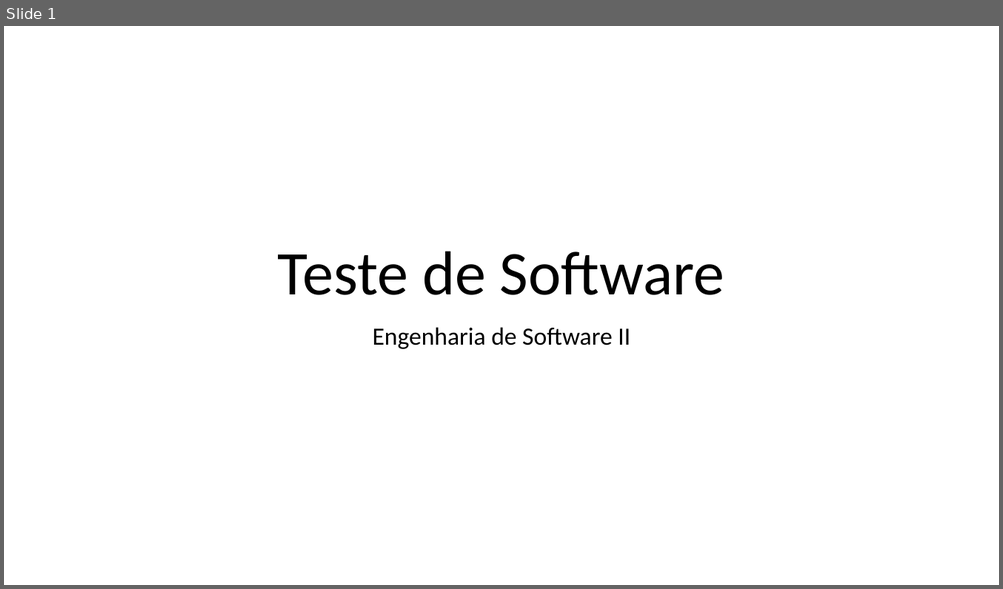
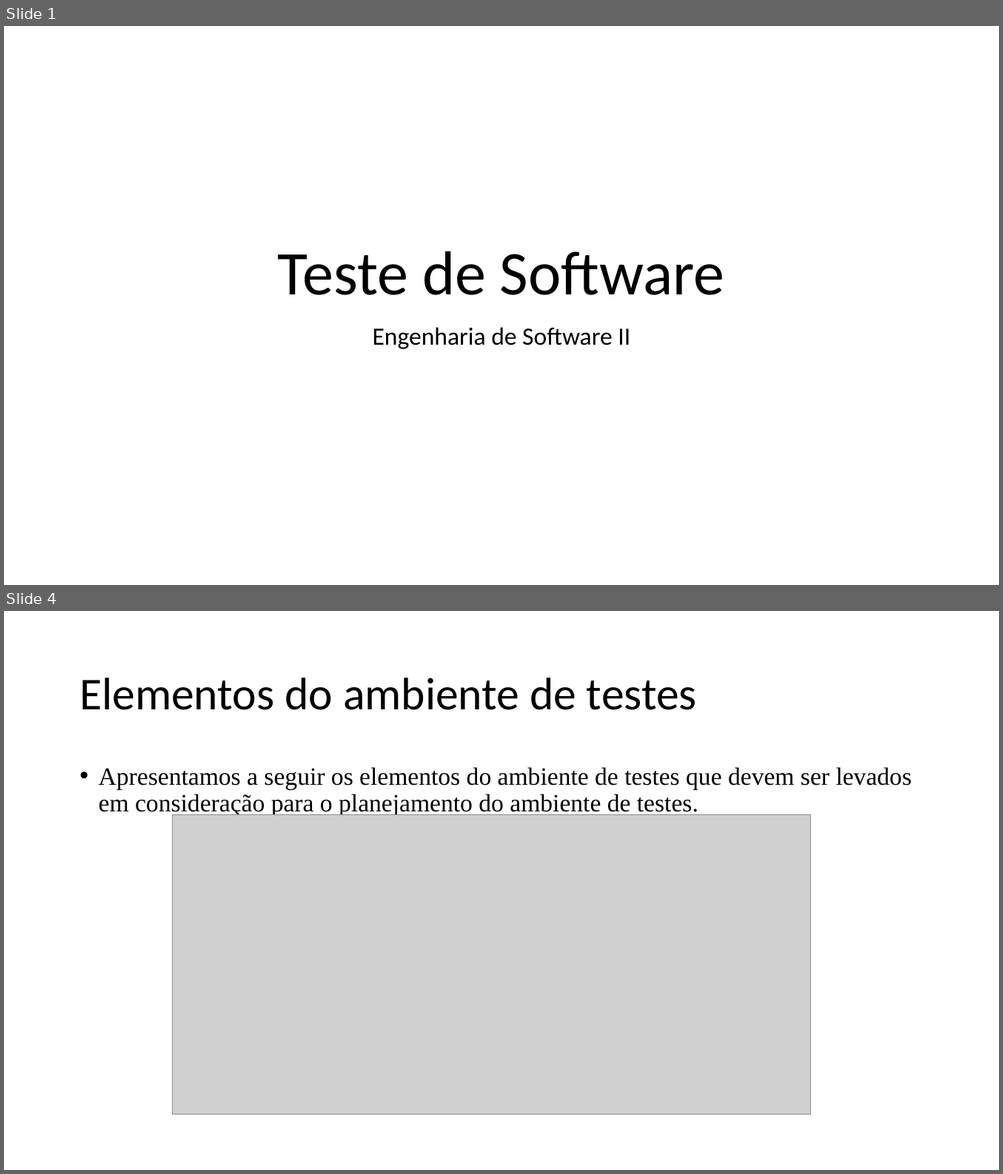
Before and after one commit to fmassaretto/SoftwareTesting, a slide deck: Teste de Software.pptx. Shown one above the other, each under a label of ours: slide 1 before the commit, slides 1 and 4 after it; the slides between them are not shown. The pictures are 1003x589 and 1003x1174 pixels, drawn with LibreOffice and Linux fonts; fonts in the diff are those of the drawing; grey boxes stand for pictures. Boxes give left, top, right and bottom in pixels: in the first picture for what was removed or moved away, otherwise in the second. Text is boxed around its words. In the diff, an @@ line names an element or a change of style, - is before the commit and + after.

Commit message:
Teste de Software.pptx: Montei minha parte dos slides

```diff
--- a/Teste de Software.pptx
+++ b/Teste de Software.pptx
@@ slide 4 added at [4, 611, 999, 1170], background #FFFFFF @@
@@ title added at [79, 678, 697, 710], 44 pt, text #000000 @@
+Elementos do ambiente de testes
@@ text added at [99, 767, 912, 817], 24 pt, text #000000 @@
+• Apresentamos a seguir os elementos do ambiente de testes que devem ser levados em consideração para o planejamento do ambiente de testes.
@@ picture added at [172, 815, 811, 1116] @@
```
Also in this commit, not shown: 43 other slides added.
